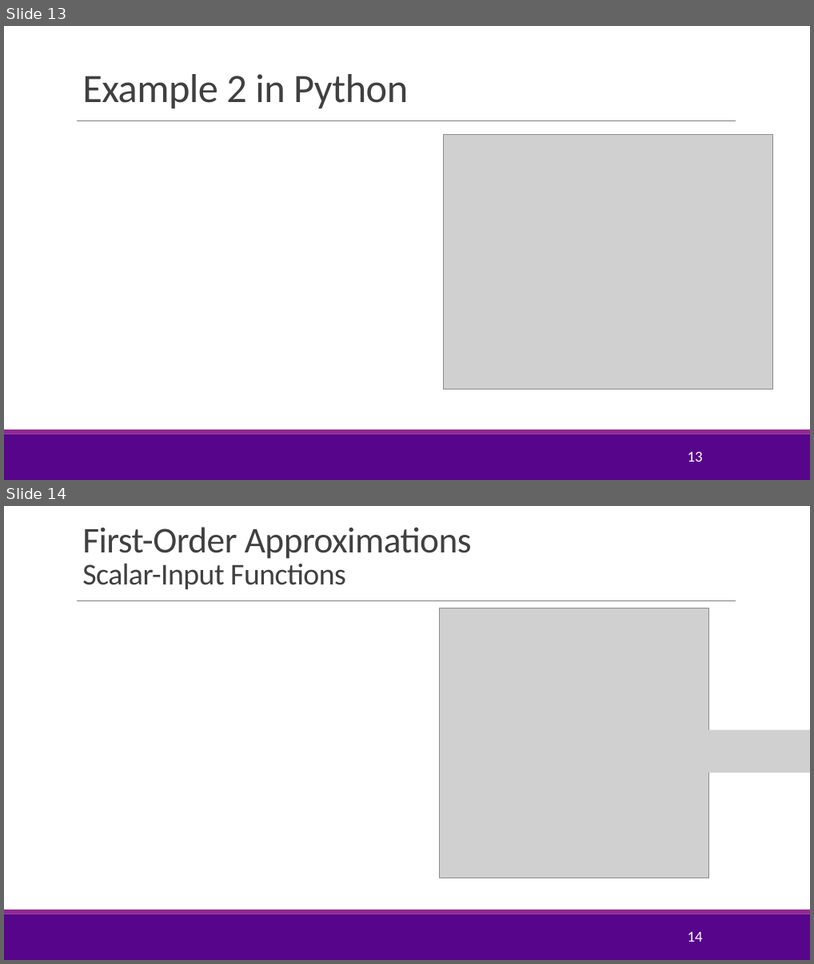
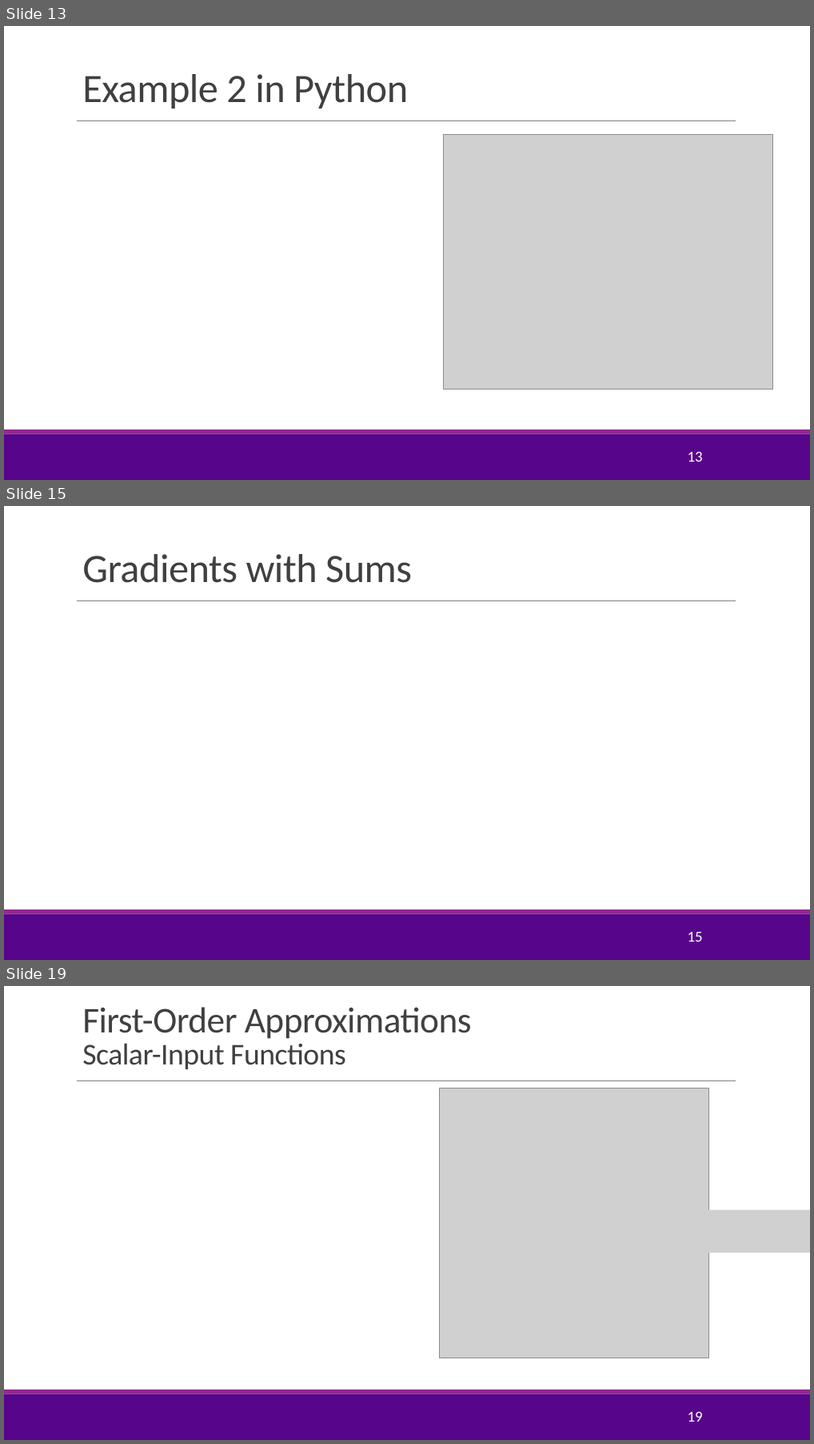
Before and after one commit to sdrangan/introml, a slide deck: lectures/Lect07_Optim.pptx. Shown one above the other, each under a label of ours: slides 13 and 14 before the commit, slides 13, 15 and 19 after it; the slides between them are not shown. The pictures are 814x964 and 814x1444 pixels, drawn with LibreOffice and Linux fonts; fonts in the diff are those of the drawing; grey boxes stand for pictures; background and template pictures are left out. Boxes give left, top, right and bottom in pixels: in the first picture for what was removed or moved away, otherwise in the second. Text is boxed around its words. In the diff, an @@ line names an element or a change of style, - is before the commit and + after.

```diff
--- a/lectures/Lect07_Optim.pptx
+++ b/lectures/Lect07_Optim.pptx
@@ slide 15 added at [4, 506, 810, 960], background #FFFFFF; not listed: 3 template elements that a slide beside it also shows @@
@@ title added at [82, 554, 412, 583], 48 pt, text #404040 @@
+Gradients with Sums
@@ page number added at [688, 932, 703, 941], 18 pt, text #FFFFFF @@
+15
@@ what was slide 14 is now slide 19 @@
@@ page number at [688, 1411, 703, 1421]: text changed @@
-14
+19
```
Also in this commit, not shown: 3 slides changed, 2 other slides added, 1 slide removed, 4 other files.
